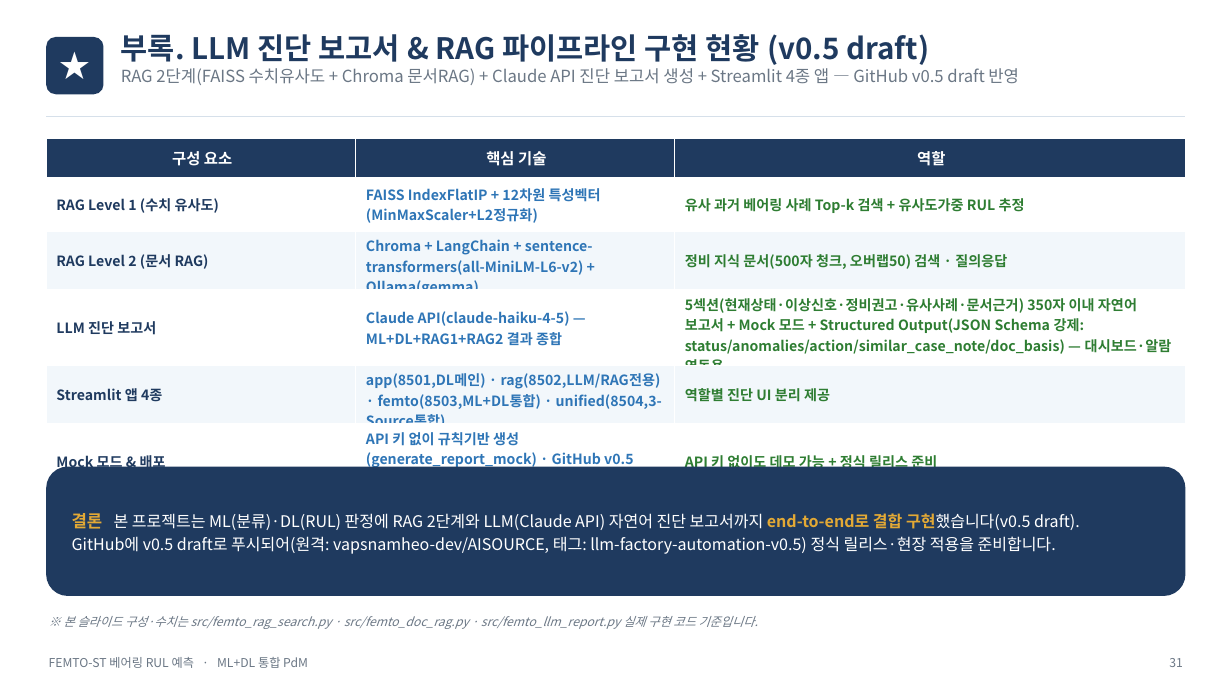
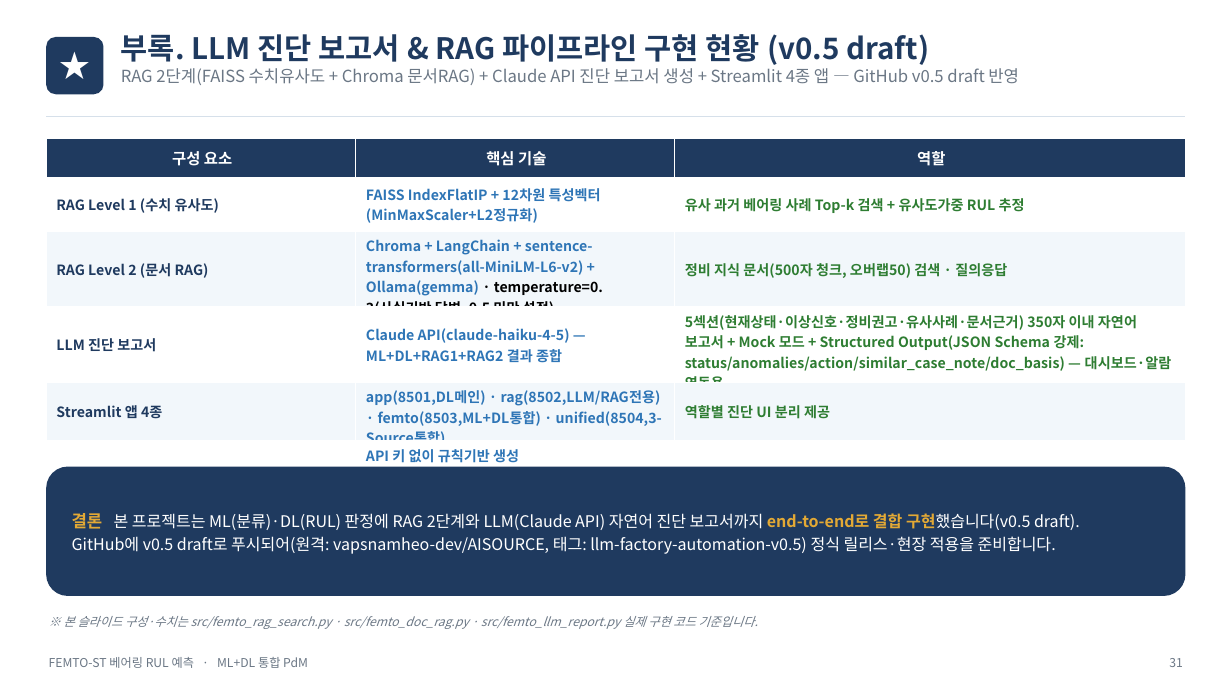
Before and after one commit to vapsnamheo-dev/AISOURCE, a slide deck: slide 33 of Homework/LLM_FactoryAutomation/산출물/허남_LLM프로젝트(산업 추가).pptx. Drawn at 1232x693 pixels with LibreOffice and Linux fonts; fonts in the diff are those of the drawing. Boxes give left, top, right and bottom in pixels: in the first picture for what was removed or moved away, otherwise in the second. Text is boxed around its words. In the diff, an @@ line names an element or a change of style, - is before the commit and + after.

Commit message:
fix: RAG(femto_doc_rag) LLM temperature 0.3으로 낮춰 사실 기반 답변 강화
- 사실 근거 문서 기반 답변이 중요한 RAG 특성상 temperature를 0.5 미만(0.3)으로 설정
- pptx 슬라이드 33 표, docx 부록 M.1 표에 생성 파라미터 변경사항 반영

```diff
--- a/Homework/LLM_FactoryAutomation/산출물/허남_LLM프로젝트(산업 추가).pptx
+++ b/Homework/LLM_FactoryAutomation/산출물/허남_LLM프로젝트(산업 추가).pptx
@@ table at box(46, 139, 1186, 530) @@
-row 3, column 2: Chroma + LangChain + sentence-transformers(all-MiniLM-L6-v2) + Ollama(gemma)
+row 3, column 2: Chroma + LangChain + sentence-transformers(all-MiniLM-L6-v2) + Ollama(gemma) · temperature=0.3(사실기반 답변, 0.5 미만 설정)
```
Also in this commit, not shown: 2 other files.
